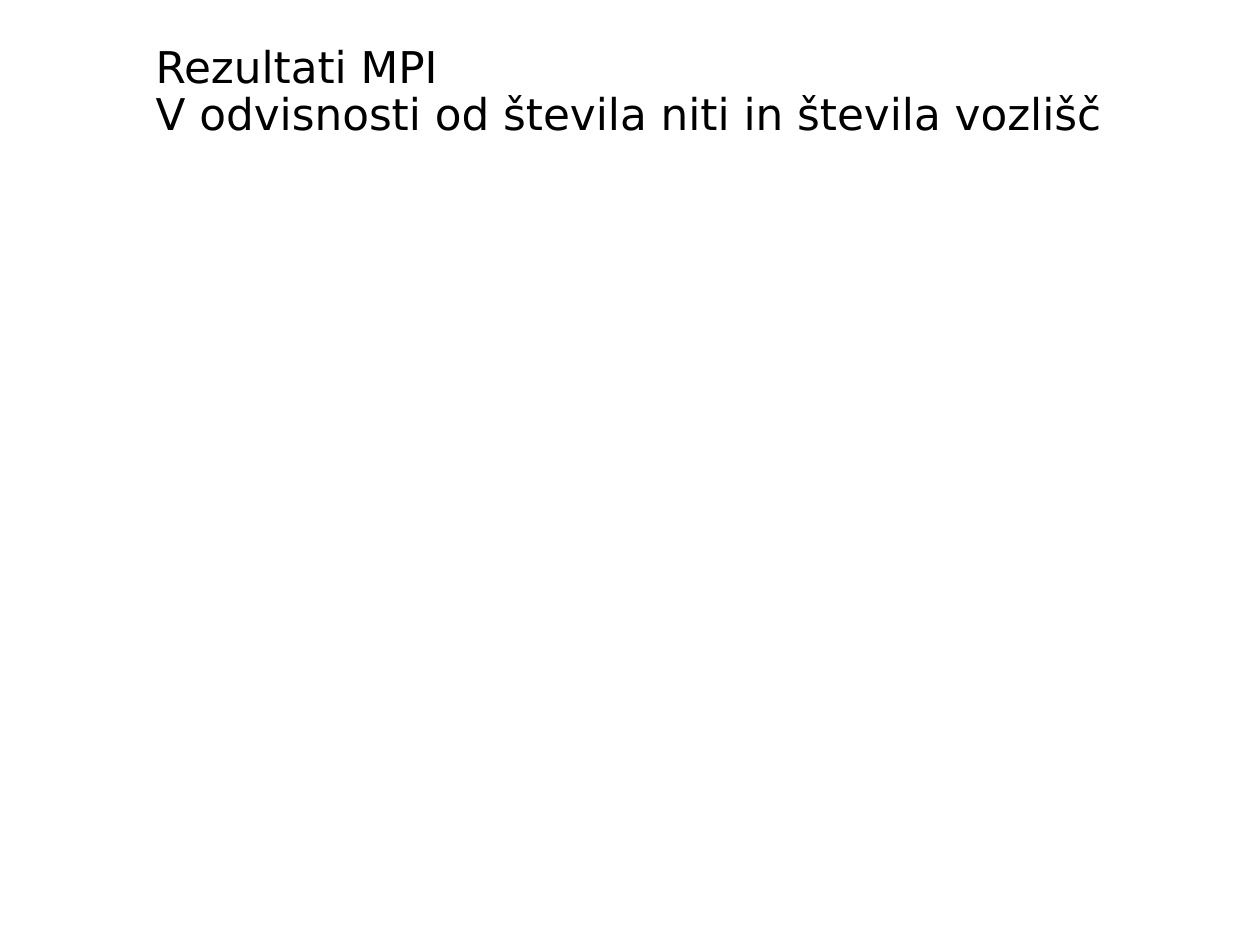
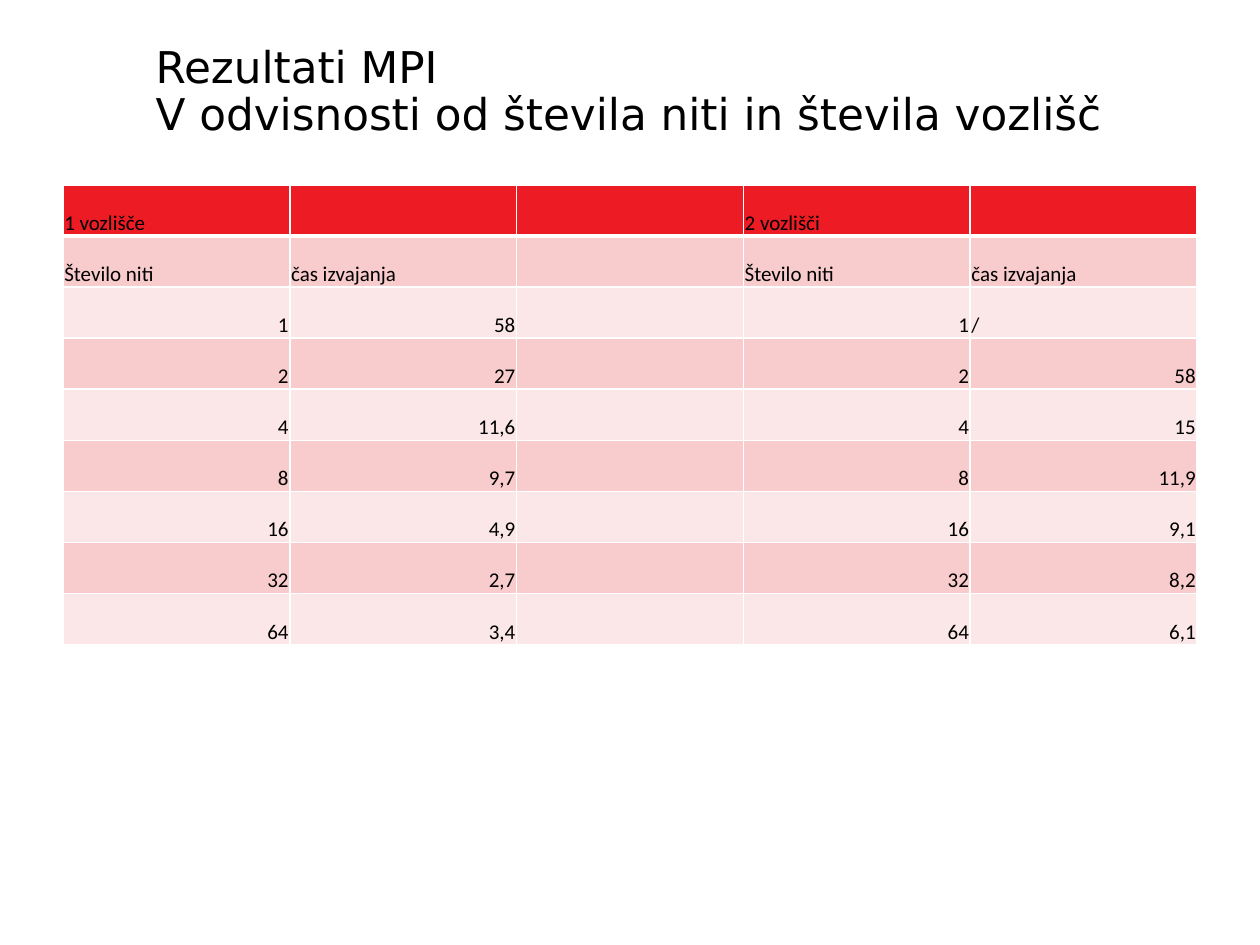
Before and after one commit to ph2355/heat-distribution, a slide deck: slide 13 of presentation.pptx. Drawn at 1260x945 pixels with LibreOffice and Linux fonts; fonts in the diff are those of the drawing; background and template pictures are left out. Boxes give left, top, right and bottom in pixels: in the first picture for what was removed or moved away, otherwise in the second. Text is boxed around its words. In the diff, an @@ line names an element or a change of style, - is before the commit and + after.

```diff
--- a/presentation.pptx
+++ b/presentation.pptx
@@ table added at <box>63,185,1197,646</box>, 9 rows, 5 columns @@
+1 vozlišče |  |  | 2 vozlišči | 
+Število niti | čas izvajanja |  | Število niti | čas izvajanja
+1 | 58 |  | 1 | /
+2 | 27 |  | 2 | 58
+4 | 11,6 |  | 4 | 15
+8 | 9,7 |  | 8 | 11,9
+16 | 4,9 |  | 16 | 9,1
+32 | 2,7 |  | 32 | 8,2
+64 | 3,4 |  | 64 | 6,1
```
Also in this commit, not shown: 6 other slides changed, 3 other files.
